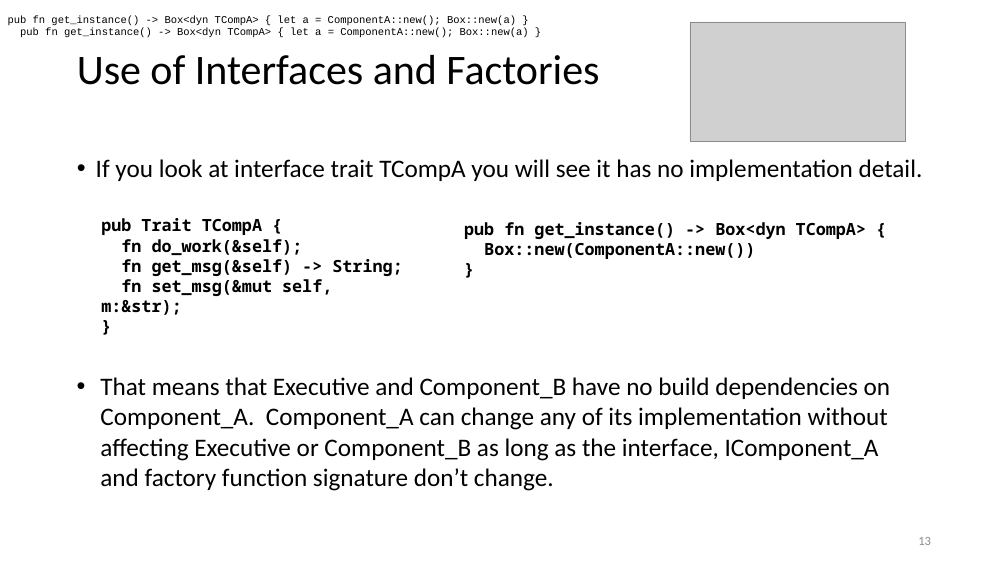
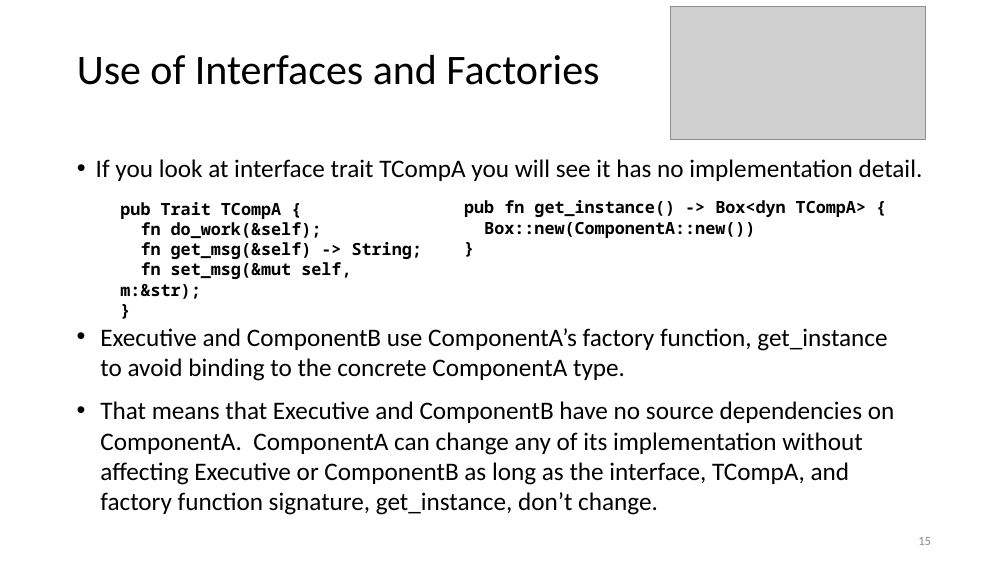
Before and after one commit to JimFawcett/JimFawcett.github.io, a slide deck: slide 15 of Resources/RustModels.pptx (slide 13 before the commit). Drawn at 1008x567 pixels with LibreOffice and Linux fonts; fonts in the diff are those of the drawing; grey boxes stand for pictures. Boxes give left, top, right and bottom in pixels: in the first picture for what was removed or moved away, otherwise in the second. Text is boxed around its words. In the diff, an @@ line names an element or a change of style, - is before the commit and + after.

```diff
--- a/Resources/RustModels.pptx
+++ b/Resources/RustModels.pptx
@@ text removed at (x1=8, y1=15, x2=516, y2=25) @@
-pub fn get_instance() -> Box<dyn TCompA> { let a = ComponentA::new(); Box::new(a) }
@@ text removed at (x1=20, y1=28, x2=529, y2=38) @@
-pub fn get_instance() -> Box<dyn TCompA> { let a = ComponentA::new(); Box::new(a) }
@@ picture resized from (x1=690, y1=22, x2=906, y2=141) to (x1=671, y1=6, x2=926, y2=139) @@
@@ text "pub Trait TCompA {" moved from (x1=101, y1=218, x2=402, y2=315) to (x1=120, y1=202, x2=422, y2=299) @@
@@ text "pub fn get_instance() -> Box<dyn ..." moved from (x1=464, y1=222, x2=866, y2=259) to (x1=464, y1=200, x2=866, y2=238) @@
@@ text at (x1=100, y1=328, x2=895, y2=515): text changed @@
-• That means that Executive and Component_B have no build dependencies on Component_A. Component_A can change any of its implementation without affecting Executive or Component_B as long as the interface, IComponent_A and factory function signature don’t change.
+• Executive and ComponentB use ComponentA’s factory function, get_instance to avoid binding to the concrete ComponentA type.
+• That means that Executive and ComponentB have no source dependencies on ComponentA. ComponentA can change any of its implementation without affecting Executive or ComponentB as long as the interface, TCompA, and factory function signature, get_instance, don’t change.
```
Also in this commit, not shown: 18 other slides changed, 2 slides added, 2 slides removed, 3 other files.
